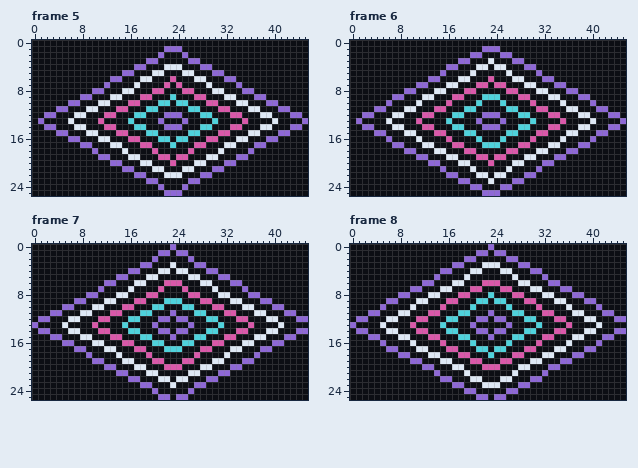
One commit to this pixel-art file: art/screen-hypno.aseprite. That is the earlier state.
46x26 pixels, 48 frames. Shown: frame 5, frame 6, frame 7, frame 8. The commit also changed other frames, which this record leaves out.
The same view after the edit:
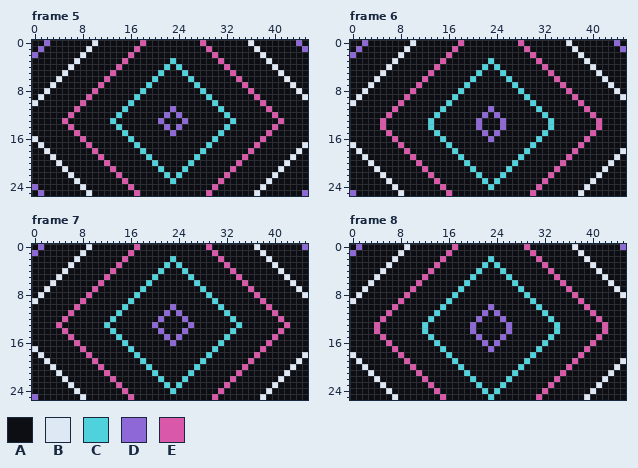
Palette (. is transparent): A #0c0e14  B #dee8f5  C #4fd2dc  D #8e68d6  E #da58aa
The author wrote: refine: expand hypno screensaver to corners
The edit:
Changed rows in their new state; - is an unchanged pixel.
Frame 5:
first column x 0:
 0 --D-------B-------E---------E-------B-------D-
 1 -D-------B-------E----AAA----E-------B-------D
 2 D-------B-------E----A---A----E-------B-------
 3 -------B-------E---AA--C--AA---E-------B------
 4 ------B-------E--AA---CAC---AA--E-------B-----
 5 -----B-------E-AA---AC---CA---AA-E-------B----
 6 ----B-------EAA---AAC--A--CAA---AAE-------B---
 7 ---B-------EA----A-C--A-A--C-A----AE-------B--
 8 --B-------EA---AA-C-AA---AA-C-AA---AE-------B-
 9 -B------AE---AA--CAA---A---AAC--AA---EA------B
10 B-----AAE--AA---CA---AA-AA---AC---AA--EAA-----
11 ----AA-E-AA---AC---AA--D--AA---CA---AA-E-AA---
12 --AA--EAA---AAC--AA----A----AA--CAA---AAE--AA-
13 -A---EA----A-C--A-------------A--C-A----AE---A
14 --AA--EAA---AAC--AA----A----AA--CAA---AAE--AA-
15 ----AA-E-AA---AC---AA--D--AA---CA---AA-E-AA---
16 B-----AAE--AA---CA---AA-AA---AC---AA--EAA-----
17 -B------AE---AA--CAA---A---AAC--AA---EA------B
18 --B-------E----A--C-A-----A-C--A----E-------B-
19 ---B-------EA---AA-C-AA-AA-C-AA---AE-------B--
20 ----B-------EAA---AAC--A--CAA---AAE-------B---
21 -----B-------E-AA---AC---CA---AA-E-------B----
22 ------B-------E--AA---CAC---AA--E-------B-----
23 -------B-------E---AA--C--AA---E-------B------
24 D-------B-------E----A---A----E-------B-------
25 -D-------B-------E----AAA----E-------B-------D
Frame 6:
first column x 0:
 0 --D-------B-------E---------E-------B-------D-
 1 -D-------B-------E----AAA----E-------B-------D
 2 D-------B-------E---AA---AA---E-------B-------
 3 -------B-------E--AA---C---AA--E-------B------
 4 ------B-------E-AA---AC-CA---AA-E-------B-----
 5 -----B-------E-A----AC---CA----A-E-------B----
 6 ----B-------EAA---AAC--A--CAA---AAE-------B---
 7 ---B-------EA---AA-C-AA-AA-C-AA---AE-------B--
 8 --B------AE---AA--CAA-----AAC--AA---EA------B-
 9 -B-----AAE--AA---CA---AAA---AC---AA--EAA-----B
10 B-----A-E--A----C----A---A----C----A--E-A-----
11 ----AA-E-AA---AC---AA--D--AA---CA---AA-E-AA---
12 --AA--EAA---AAC--AA----A----AA--CAA---AAE--AA-
13 -A---EA----A-C--A-------------A--C-A----AE---A
14 --AA-E-AA---AC---AA--DAAAD--AA---CA---AA-E-AA-
15 ----AAE--AA---CA---AA-D-D-AA---AC---AA--EAA---
16 ------AE---A---CA----A-D-A----AC---A---EA-----
17 B------AE---AA--CAA---AAA---AAC--AA---EA------
18 -B-------EA---AA-C-AA-----AA-C-AA---AE-------B
19 --B-------EAA---AAC--AA-AA--CAA---AAE-------B-
20 ---B-------E-AA---AC---A---CA---AA-E-------B--
21 ----B-------E--A----C-----C----A--E-------B---
22 -----B-------E--AA---CA-AC---AA--E-------B----
23 ------B-------E---AA--CAC--AA---E-------B-----
24 -------B-------E----AA-C-AA----E-------B------
25 D-------B-------E-----AAA-----E-------B-------
Frame 7:
first column x 0:
 0 -D-------B-------E-----A-----E-------B-------D
 1 D-------B-------E----AA-AA----E-------B-------
 2 -------B-------E----A--C--A----E-------B------
 3 ------B-------E---AA--CAC--AA---E-------B-----
 4 -----B-------E--AA---CA-AC---AA--E-------B----
 5 ----B-------E-AA---AC-----CA---AA-E-------B---
 6 ---B-------EAA---AAC--AAA--CAA---AAE-------B--
 7 --B-------EA----A-C--A---A--C-A----AE-------B-
 8 -B-------EA---AA-C-AA-----AA-C-AA---AE-------B
 9 B------AE---AA--CAA---AAA---AAC--AA---EA------
10 -----AAE--AA---CA---AA-D-AA---AC---AA--EAA----
11 ---AA-E-AA---AC---AA--DAD--AA---CA---AA-E-AA--
12 -AA--EAA---AAC--AA----A-A----AA--CAA---AAE--AA
13 A---EA----A-C--A---------------A--C-A----AE---
14 -AA--EAA---AAC--AA----A-A----AA--CAA---AAE--AA
15 ---AA-E-AA---AC---AA--DAD--AA---CA---AA-E-AA--
16 -----AAE--AA---CA---AA-D-AA---AC---AA--EAA----
17 B------AE---AA--CAA---AAA---AAC--AA---EA------
18 -B-------E----A--C-A-------A-C--A----E-------B
19 --B-------EA---AA-C-AA---AA-C-AA---AE-------B-
20 ---B-------EAA---AAC--AAA--CAA---AAE-------B--
21 ----B-------E-AA---AC-----CA---AA-E-------B---
22 -----B-------E--AA---CA-AC---AA--E-------B----
23 ------B-------E---AA--CAC--AA---E-------B-----
24 -------B-------E----A--C--A----E-------B------
25 D-------B-------E----AA-AA----E-------B-------
Frame 8:
first column x 0:
 0 -D-------B-------E-----A-----E-------B-------D
 1 D-------B-------E----AA-AA----E-------B-------
 2 -------B-------E---AA--C--AA---E-------B------
 3 ------B-------E--AA---CAC---AA--E-------B-----
 4 -----B-------E-AA---AC---CA---AA-E-------B----
 5 ----B-------E-A----AC-----CA----A-E-------B---
 6 ---B-------EAA---AAC--AAA--CAA---AAE-------B--
 7 --B-------EA---AA-C-AA---AA-C-AA---AE-------B-
 8 -B------AE---AA--CAA---A---AAC--AA---EA------B
 9 B-----AAE--AA---CA---AA-AA---AC---AA--EAA-----
10 -----A-E--A----C----A--D--A----C----A--E-A----
11 ---AA-E-AA---AC---AA--DAD--AA---CA---AA-E-AA--
12 -AA--EAA---AAC--AA----A-A----AA--CAA---AAE--AA
13 A---EA----A-C--A---------------A--C-A----AE---
14 -AA-E-AA---AC---AA--DAA-AAD--AA---CA---AA-E-AA
15 ---AAE--AA---CA---AA-D-A-D-AA---AC---AA--EAA--
16 -----AE---A---CA----A-D-D-A----AC---A---EA----
17 ------AE---AA--CAA---AADAA---AAC--AA---EA-----
18 B-------EA---AA-C-AA---A---AA-C-AA---AE-------
19 -B-------EAA---AAC--AA---AA--CAA---AAE-------B
20 --B-------E-AA---AC---AAA---CA---AA-E-------B-
21 ---B-------E--A----C-------C----A--E-------B--
22 ----B-------E--AA---CA---AC---AA--E-------B---
23 -----B-------E---AA--CAAAC--AA---E-------B----
24 ------B-------E----AA-C-C-AA----E-------B-----
25 -------B-------E-----AACAA-----E-------B------
Boxes around the changes in both pictures, in picture pixels (x1, y1, x2, y2):
changed: (32, 40, 308, 196)
changed: (350, 40, 626, 196)
changed: (32, 244, 308, 400)
changed: (350, 244, 626, 400)
